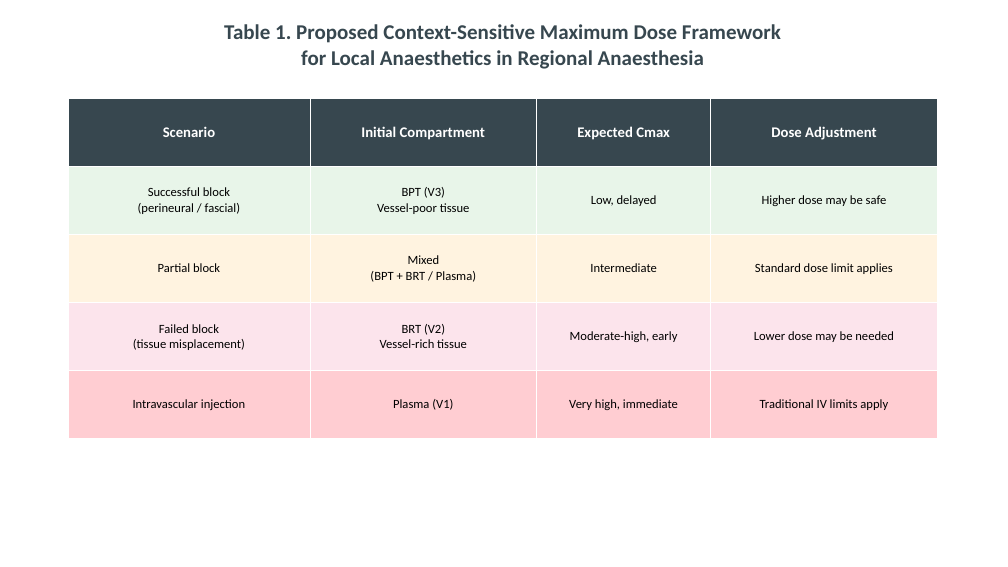
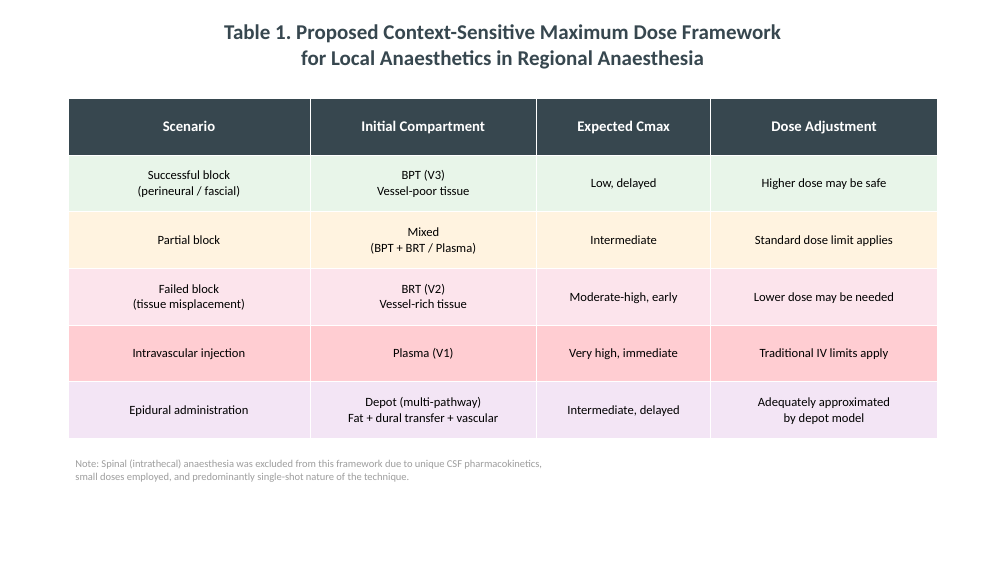
Before and after one commit to bougtoir/bja-initial-compartment-pk, a slide deck: slide 5 of bja-initial-compartment-pk/BJA_Figures_English.pptx. Drawn at 1008x567 pixels with LibreOffice and Linux fonts; fonts in the diff are those of the drawing. Boxes give left, top, right and bottom in pixels: in the first picture for what was removed or moved away, otherwise in the second. Text is boxed around its words. In the diff, an @@ line names an element or a change of style, - is before the commit and + after.

```diff
--- a/bja-initial-compartment-pk/BJA_Figures_English.pptx
+++ b/bja-initial-compartment-pk/BJA_Figures_English.pptx
@@ table at (68, 98, 938, 439) @@
+row 6: Epidural administration | Depot (multi-pathway) / Fat + dural transfer + vascular | Intermediate, delayed | Adequately approximated / by depot model
@@ text added at (75, 460, 542, 482), 10 pt, text #9E9E9E @@
+Note: Spinal (intrathecal) anaesthesia was excluded from this framework due to unique CSF pharmacokinetics,
+small doses employed, and predominantly single-shot nature of the technique.
```
Also in this commit, not shown: 7 other files.
